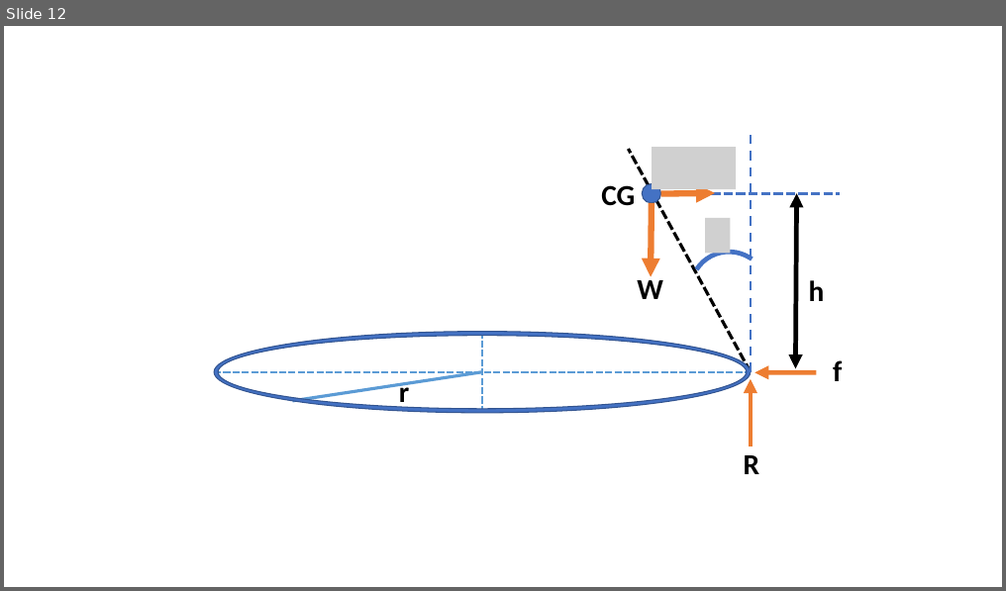
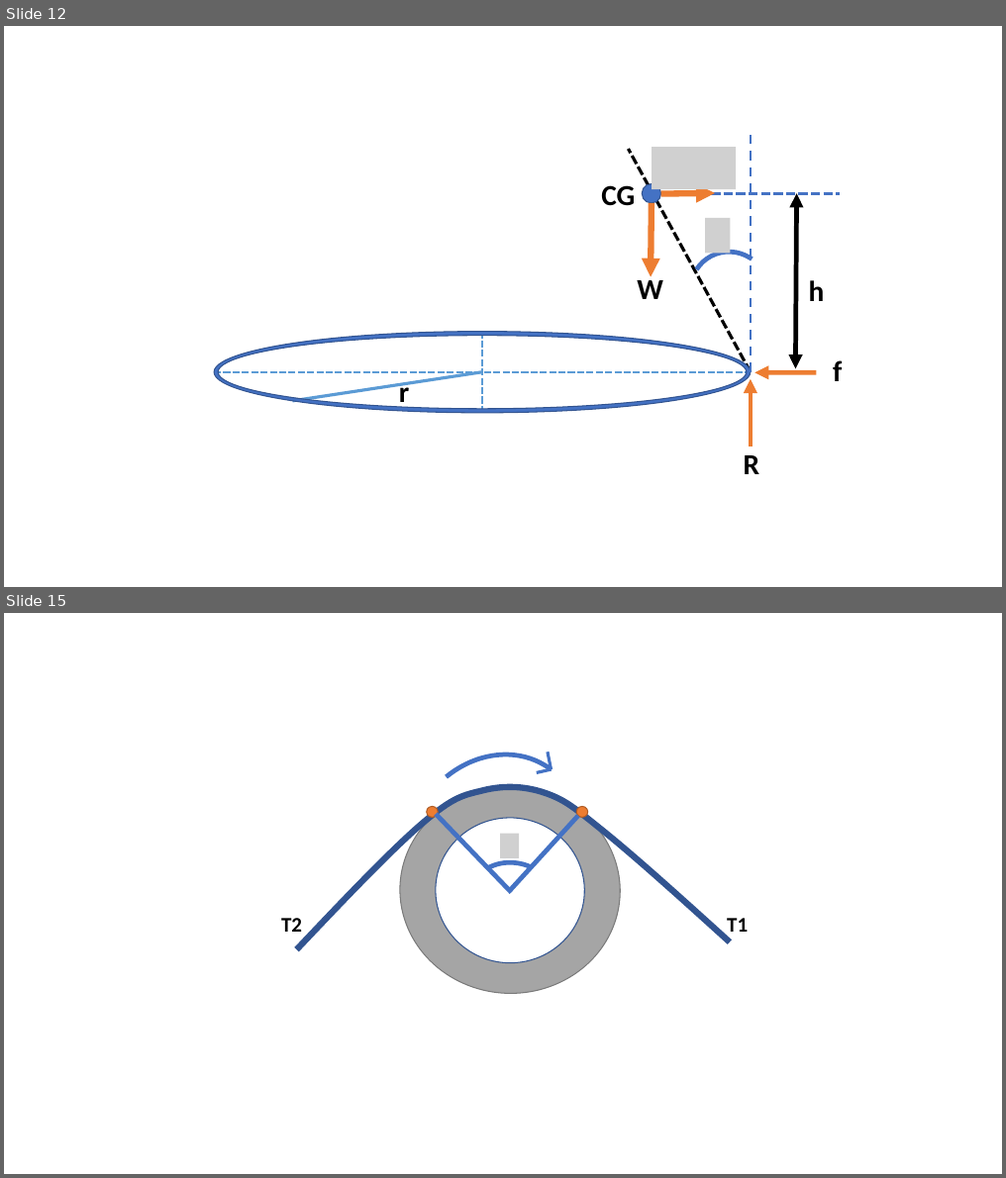
Before and after one commit to Kulasekaran-148/LATEX-Shortnotes-GATE, a slide deck: SOLID MECHANICS/ENGINEERING MECHANICS SHORTNOTES/EM Revision.pptx. Shown one above the other, each under a label of ours: slide 12 before the commit, slides 12 and 15 after it; the slides between them are not shown. The pictures are 1006x591 and 1006x1178 pixels, drawn with LibreOffice and Linux fonts; fonts in the diff are those of the drawing; grey boxes stand for pictures. Boxes give left, top, right and bottom in pixels: in the first picture for what was removed or moved away, otherwise in the second. Text is boxed around its words. In the diff, an @@ line names an element or a change of style, - is before the commit and + after.

```diff
--- a/SOLID MECHANICS/ENGINEERING MECHANICS SHORTNOTES/EM Revision.pptx
+++ b/SOLID MECHANICS/ENGINEERING MECHANICS SHORTNOTES/EM Revision.pptx
@@ slide 15 added at (x1=4, y1=613, x2=1002, y2=1174), background #FFFFFF @@
@@ arc (boxed as its full ellipse) added at (x1=370, y1=720, x2=616, y2=971), outline #4472C4 4.5 pt @@
@@ line added from (551, 769) to (548, 753), #4472C4 3 pt @@
@@ freeform shape added at (x1=297, y1=777, x2=737, y2=970), outline #325491 6 pt @@
@@ ellipse added at (x1=395, y1=782, x2=625, y2=998), fill #A5A5A5, outline #7A7A7A 1 pt @@
@@ line added from (551, 769) to (537, 773), #4472C4 3 pt @@
@@ ellipse added at (x1=427, y1=807, x2=439, y2=818), fill #ED7D31, outline #AF5C24 1 pt @@
@@ ellipse added at (x1=433, y1=815, x2=588, y2=966), fill #FFFFFF, outline #325491 1 pt @@
@@ line added from (436, 814) to (512, 892), #4472C4 4.5 pt @@
@@ line added from (509, 891) to (578, 816), #4472C4 4.5 pt @@
@@ ellipse added at (x1=576, y1=807, x2=588, y2=818), fill #ED7D31, outline #AF5C24 1 pt @@
@@ arc (boxed as its full ellipse) added at (x1=450, y1=845, x2=579, y2=971), outline #4472C4 4.5 pt @@
@@ picture added at (x1=500, y1=833, x2=519, y2=859) @@
@@ text added at (x1=281, y1=918, x2=302, y2=932), 20 pt, text #000000, bold @@
+T2
@@ text added at (x1=727, y1=918, x2=747, y2=939), 20 pt, text #000000, bold @@
+T1
```
Also in this commit, not shown: 2 other slides added, 5 other files.
